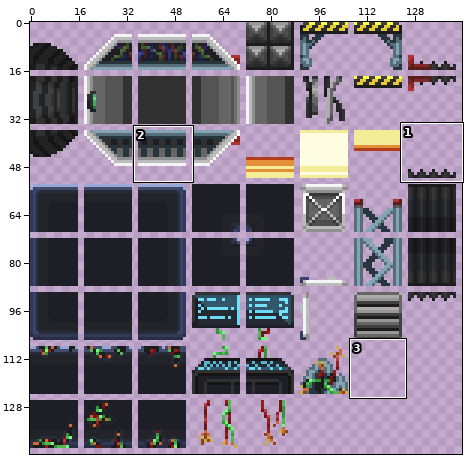
File history of a sprite sheet, gfx/levelOneTiles.png. The first picture is a wide view before the edit; the outline marks the close-up.
Close-up. Old version:
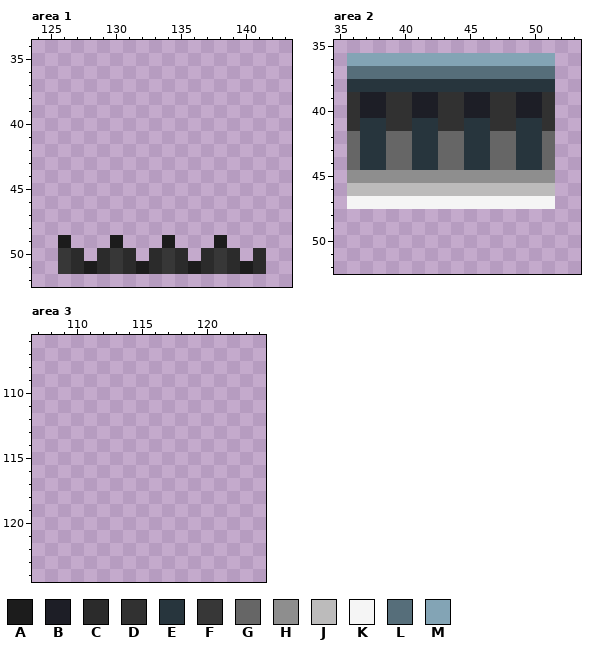
The file is 144x144 pixels. Pixels under 10% opacity are left out. Colours within 5 levels of each other are drawn and written as one. Shown: area 1: x 124..143, y 34..52; area 2: x 35..53, y 35..52; area 3: x 107..124, y 106..124. The commit also changed other parts of the picture, which this record leaves out.
Palette (. is transparent): A #1c1c1c  B #1d1e26  C #2b2b2b  D #313131  E #27353d  F #373737  G #666666  H #8e8e8e  J #bcbbbb  K #f5f5f5  L #566e7a  M #83a4b5
Pixels before, area 1, first column x 126:
49 A...A...A...A...
50 FC.CFC.CFC.CFC.C
51 FCACFCACFCACFCAC
Pixels before, area 2, first column x 36:
36 MMMMMMMMMMMMMMMM
37 LLLLLLLLLLLLLLLL
38 EEEEEEEEEEEEEEEE
39 DBBDDBBDDBBDDBBD
40 DBBDDBBDDBBDDBBD
41 DEEDDEEDDEEDDEED
42 GEEGGEEGGEEGGEEG
43 GEEGGEEGGEEGGEEG
44 GEEGGEEGGEEGGEEG
45 HHHHHHHHHHHHHHHH
46 JJJJJJJJJJJJJJJJ
47 KKKKKKKKKKKKKKKK
After the commit:
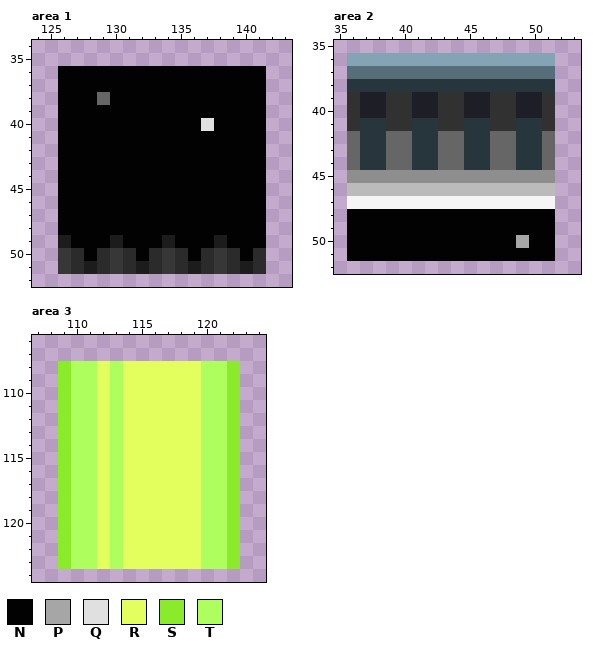
Colours new in this view: N #020202  P #a6a6a6  Q #e0e0e0  R #e3ff5e  S #89eb29  T #aeff5e
Difference:
Changed rows in their new state; - is an unchanged pixel.
Area 1:
first column x 126:
36 NNNNNNNNNNNNNNNN
37 NNNNNNNNNNNNNNNN
38 NNNGNNNNNNNNNNNN
39 NNNNNNNNNNNNNNNN
40 NNNNNNNNNNNQNNNN
41 NNNNNNNNNNNNNNNN
42 NNNNNNNNNNNNNNNN
43 NNNNNNNNNNNNNNNN
44 NNNNNNNNNNNNNNNN
45 NNNNNNNNNNNNNNNN
46 NNNNNNNNNNNNNNNN
47 NNNNNNNNNNNNNNNN
48 NNNNNNNNNNNNNNNN
49 -NNN-NNN-NNN-NNN
50 --N---N---N---N-
Area 2:
first column x 36:
48 NNNNNNNNNNNNNNNN
49 NNNNNNNNNNNNNNNN
50 NNNNNNNNNNNNNPNN
51 NNNNNNNNNNNNNNNN
Area 3:
first column x 109:
108 STTRTRRRRRRTTS
109 STTRTRRRRRRTTS
110 STTRTRRRRRRTTS
111 STTRTRRRRRRTTS
112 STTRTRRRRRRTTS
113 STTRTRRRRRRTTS
114 STTRTRRRRRRTTS
115 STTRTRRRRRRTTS
116 STTRTRRRRRRTTS
117 STTRTRRRRRRTTS
118 STTRTRRRRRRTTS
119 STTRTRRRRRRTTS
120 STTRTRRRRRRTTS
121 STTRTRRRRRRTTS
122 STTRTRRRRRRTTS
123 STTRTRRRRRRTTS
Boxes around the changes in both close-ups, in picture pixels (x1, y1, x2, y2):
added: (58, 66, 266, 261)
added: (347, 209, 555, 261)
added: (58, 361, 240, 569)
